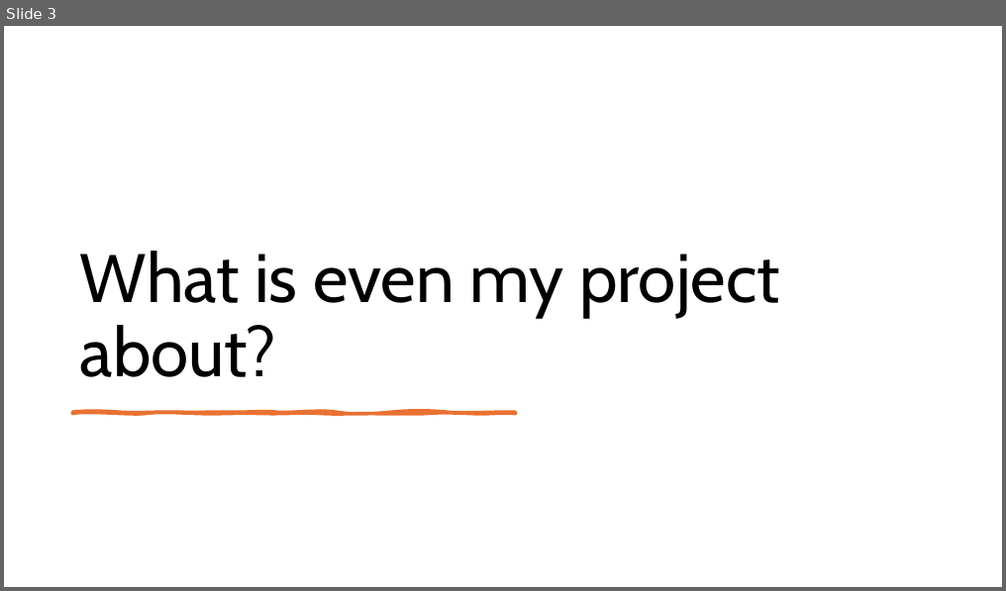
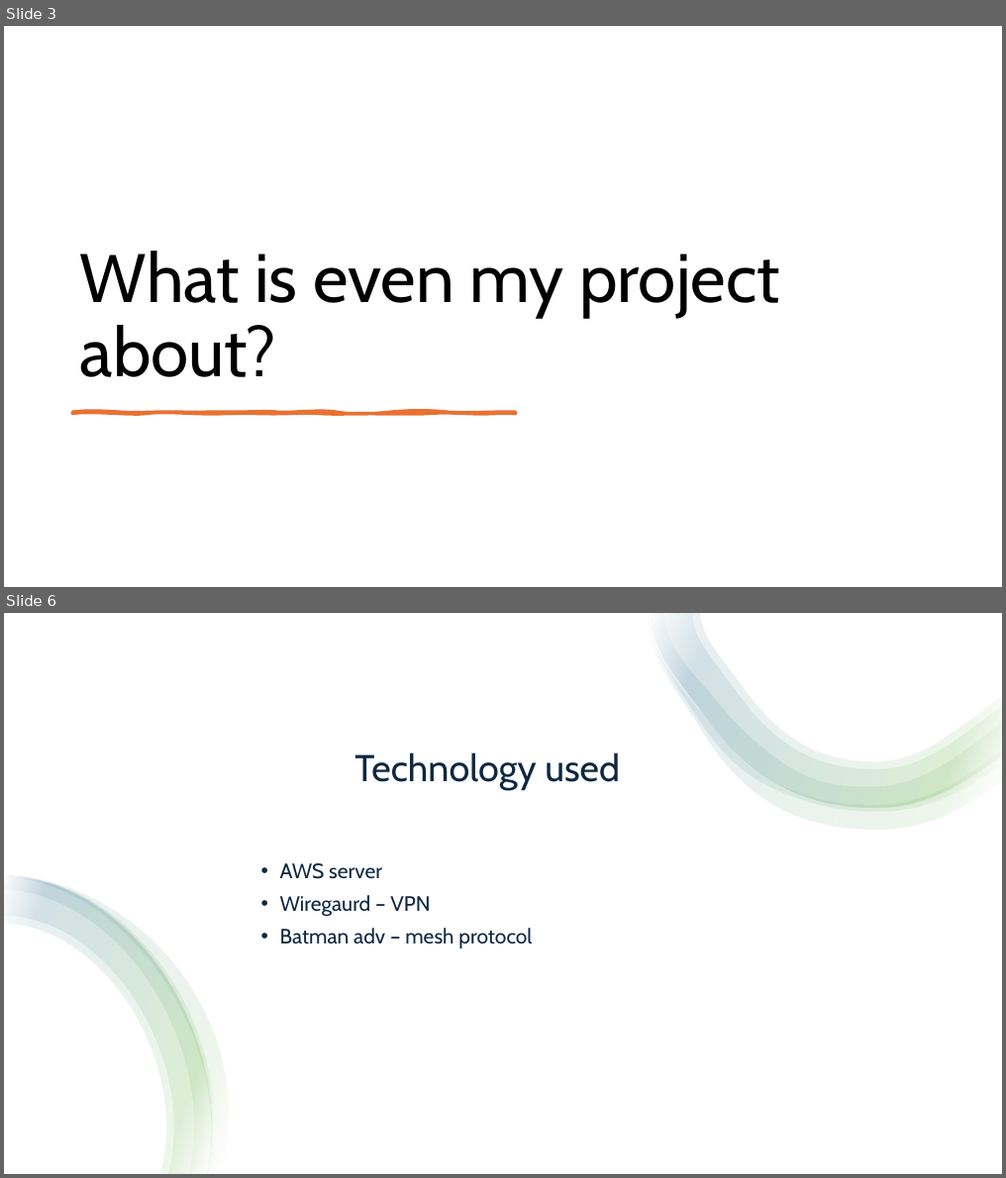
Before and after one commit to DoctorB-CA/swarm_over_cellular, a slide deck: Reports/end-2025b-001.pptx. Shown one above the other, each under a label of ours: slide 3 before the commit, slides 3 and 6 after it; the slides between them are not shown. The pictures are 1006x591 and 1006x1178 pixels, drawn with LibreOffice and Linux fonts; fonts in the diff are those of the drawing. Boxes give left, top, right and bottom in pixels: in the first picture for what was removed or moved away, otherwise in the second. Text is boxed around its words. In the diff, an @@ line names an element or a change of style, - is before the commit and + after.

```diff
--- a/Reports/end-2025b-001.pptx
+++ b/Reports/end-2025b-001.pptx
@@ slide 6 added at (x1=4, y1=613, x2=1002, y2=1174), background #FFFFFF @@
@@ group added at (x1=648, y1=613, x2=1002, y2=830): 4 freeform shapes @@
@@ title added at (x1=354, y1=753, x2=620, y2=790), 36 pt, text #0E2841 @@
+Technology used
@@ group added at (x1=4, y1=875, x2=229, y2=1174): 4 freeform shapes @@
@@ text added at (x1=280, y1=863, x2=532, y2=949), 20 pt, text #0E2841 @@
+• AWS server
+• Wiregaurd – VPN
+• Batman adv – mesh protocol
```
Also in this commit, not shown: 4 slides changed, 2 other slides added, 1 slide removed.
